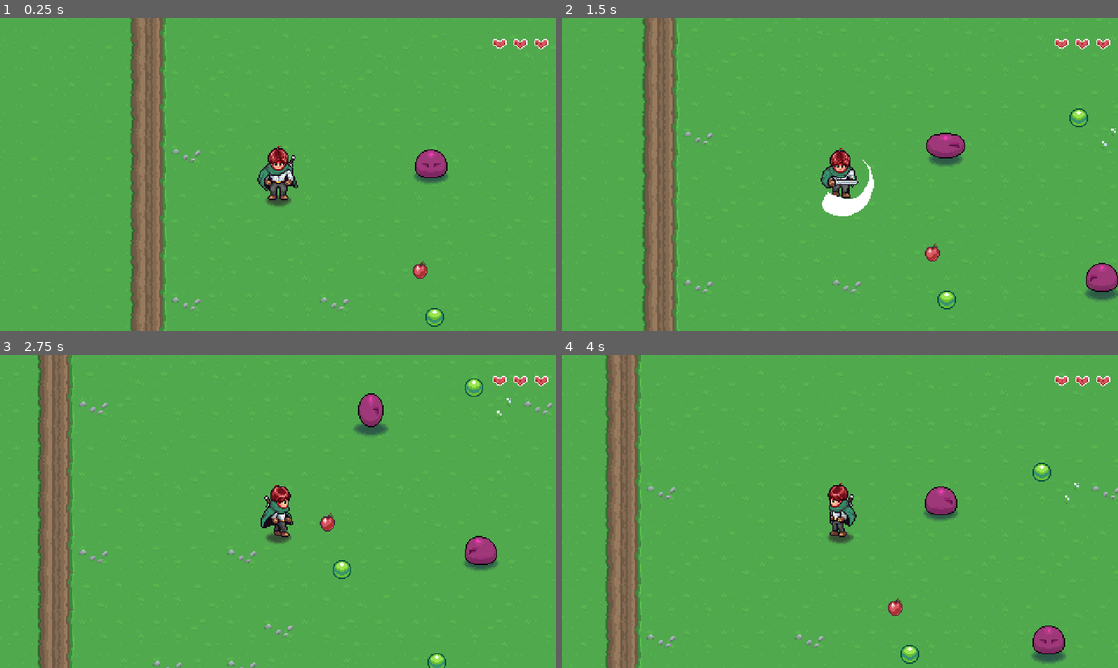
Above: before the commit, frames 1-4 (two rows, left to right).
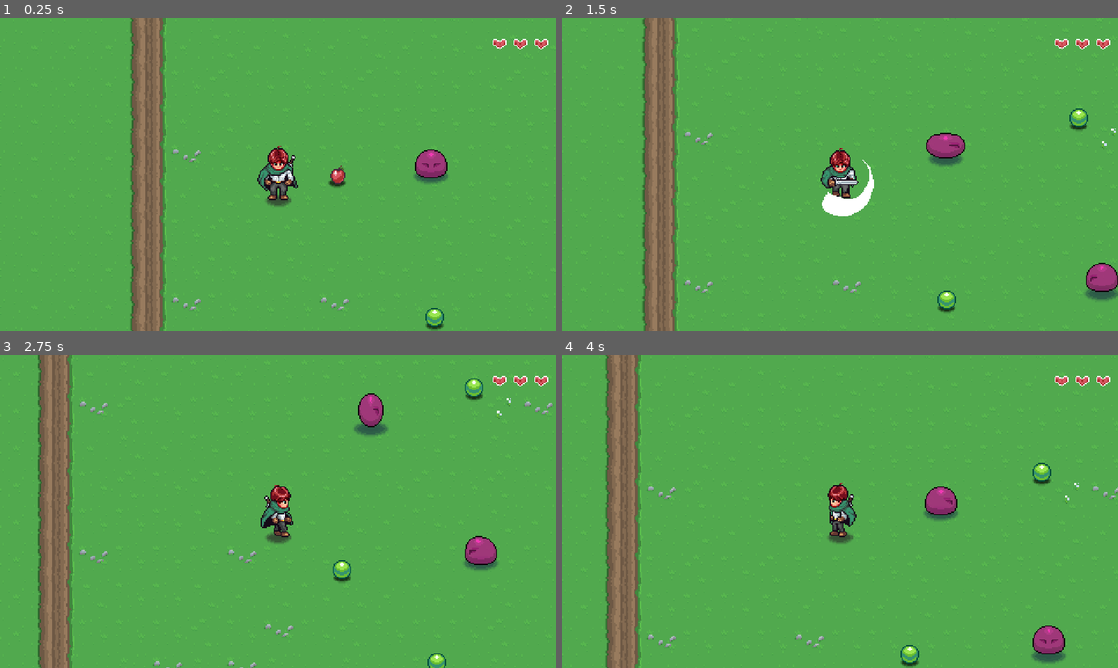
Above: after the commit, the same moments.

Repository: mrchameleon/2drpg
Game: Godot game, scene res://Levels/Areas/1.tscn
The game is run twice, just before and just after one commit, with the same random seed, the same clock (stepped at 60 frames per second) and the same inputs. Sound files missing from this copy of the repository are replaced by a short silence.
Inputs:
- Up to frame 1 (0.25 s): no input
- Up to frame 2 (1.5 s): hold D (right) 0.53-1.28 s; hold Space (attack) 0.53-1.28 s; hold S (down) from 1.28 s (still down); tap Space (attack) at 1.35 s
- Up to frame 3 (2.75 s): release S (down) at 2.03 s; hold D (right) from 2.03 s (still down); hold Space (attack) from 2.03 s (still down)
- Up to frame 4 (4 s): release D (right) at 2.78 s; release Space (attack) at 2.78 s; hold W (up) 2.78-3.53 s; tap Space (attack) at 2.85 s; hold A (left) from 3.53 s (still down); hold Space (attack) from 3.53 s (still down)

The runs differ from the first frame. In frame 1, 0.3% of the frame differs, in the area x 59-80%, y 47-100%; in frame 2, 0.2%; in frame 3, 0.2%; in frame 4, 0.2%.

Commit message:
e19, item drops

Diff:
--- a/Enemies/Scripts/States/enemy_state_destroy.gd
+++ b/Enemies/Scripts/States/enemy_state_destroy.gd
@@ -1,8 +1,14 @@
 class_name EnemyStateDestroy extends EnemyState
+
+const PICKUP = preload("res://Items/item_pickup/item_pickup.tscn")
 
 @export var anim_name : String = "destroy"
 @export var knockback_speed : float = 200.0
 @export var decelerate_speed : float = 10.0
+
+@export_category("Item Drops")
+@export var drops : Array[DropData]
+
 
 var _direction : Vector2
 var _damage_position : Vector2
@@ -16,9 +22,12 @@
 
 	enemy.set_direction( _direction )
 	enemy.velocity = _direction * -knockback_speed
+	drop_items()
 
 	enemy.update_animation( anim_name )
 	enemy.animation_player.animation_finished.connect( _on_animation_finished )
+	disable_hurtbox()
+
 
 func exit() -> void:
 	pass
@@ -33,3 +42,26 @@
 
 func _on_animation_finished( _a : String) -> void:
 	enemy.queue_free()
+
+func disable_hurtbox() -> void:
+	var hurtbox : Hurtbox = enemy.get_node_or_null("Hurtbox")
+	if hurtbox:
+		hurtbox.monitoring = false
+
+func drop_items() -> void:
+	if drops.size() == 0:
+		return
+
+	for i in drops.size():
+		if drops[i] == null or drops[i].item == null:
+			continue
+
+		var drop_count : int = drops[i].get_drop_count()
+		for j in drop_count:
+			var drop : ItemPickup = PICKUP.instantiate() as ItemPickup
+			drop.item_data = drops[i].item
+			enemy.get_parent().call_deferred("add_child", drop)
+			drop.global_position = enemy.global_position
+			# this is for the 'spread' random movement of item drops
+			drop.velocity = enemy.velocity.rotated( randf_range( -1.5, 1.5 )) * randf_range(0.9, 1.5)
+			drop.item_bounce()
--- /dev/null
+++ b/Enemies/Scripts/drop_data.gd
@@ -0,0 +1,15 @@
+class_name DropData extends Resource
+
+
+@export var item : ItemData
+@export_range(0, 100, 1, "suffix:%") var probability : float = 100
+@export_range(1, 10, 1, "suffix:items") var min_amount : int = 1
+@export_range(1, 10, 1, "suffix:items") var max_amount : int = 1
+
+
+
+func get_drop_count() -> int:
+	if randf_range(0,100) > probability:
+		return 0
+
+	return randi_range(min_amount, max_amount)
--- a/Enemies/Scripts/enemy.gd
+++ b/Enemies/Scripts/enemy.gd
@@ -6,7 +6,7 @@
 
 const DIR_4 = [Vector2.RIGHT, Vector2.DOWN, Vector2.LEFT, Vector2.UP]
 
-@export var hp : int = 5
+@export var hp : int = 3
 
 var cardinal_direction : Vector2 = Vector2.DOWN
 var direction : Vector2 = Vector2.ZERO
--- a/Enemies/Slime/slime.tscn
+++ b/Enemies/Slime/slime.tscn
@@ -13,6 +13,10 @@
 [ext_resource type="Texture2D" uid="uid://u6wkpwvgymxa" path="res://Enemies/Slime/DestroySmoke.png" id="10_33vnh"]
 [ext_resource type="Script" path="res://Enemies/Scripts/States/enemy_state_stun.gd" id="11_17kl4"]
 [ext_resource type="Script" path="res://Enemies/Scripts/States/enemy_state_destroy.gd" id="12_q4mqt"]
+[ext_resource type="Script" path="res://Enemies/Scripts/drop_data.gd" id="13_e8tlg"]
+[ext_resource type="Resource" uid="uid://bo7dn2mfqw1g2" path="res://Items/stone.tres" id="14_gt7rm"]
+[ext_resource type="Resource" uid="uid://bgc3pu3vais15" path="res://Items/apple.tres" id="15_gdonv"]
+[ext_resource type="Resource" uid="uid://cwerf0sip6fvc" path="res://Items/orb.tres" id="16_4uv3y"]
 
 [sub_resource type="CircleShape2D" id="CircleShape2D_5xaqo"]
 
@@ -57,6 +61,18 @@
 "transitions": PackedFloat32Array(1),
 "update": 0,
 "values": [Color(0.944657, 0.223827, 0.706534, 1)]
+}
+tracks/3/type = "value"
+tracks/3/imported = false
+tracks/3/enabled = true
+tracks/3/path = NodePath("Shadow:modulate")
+tracks/3/interp = 1
+tracks/3/loop_wrap = true
+tracks/3/keys = {
+"times": PackedFloat32Array(0),
+"transitions": PackedFloat32Array(1),
+"update": 0,
+"values": [Color(0.0715144, 0.133398, 0.259774, 0.592157)]
 }
 
 [sub_resource type="Animation" id="Animation_qsbxb"]
@@ -146,6 +162,18 @@
 "clips": PackedStringArray("destroy"),
 "times": PackedFloat32Array(0)
 }
+tracks/6/type = "value"
+tracks/6/imported = false
+tracks/6/enabled = true
+tracks/6/path = NodePath("Shadow:modulate")
+tracks/6/interp = 1
+tracks/6/loop_wrap = true
+tracks/6/keys = {
+"times": PackedFloat32Array(0, 0.4),
+"transitions": PackedFloat32Array(1, 1),
+"update": 0,
+"values": [Color(0.0715144, 0.133398, 0.259774, 0.592157), Color(0.0705882, 0.133333, 0.258824, 0)]
+}
 
 [sub_resource type="Animation" id="Animation_ueowx"]
 resource_name = "destroy_side"
@@ -234,6 +262,18 @@
 "clips": PackedStringArray("destroy"),
 "times": PackedFloat32Array(0)
 }
+tracks/6/type = "value"
+tracks/6/imported = false
+tracks/6/enabled = true
+tracks/6/path = NodePath("Shadow:modulate")
+tracks/6/interp = 1
+tracks/6/loop_wrap = true
+tracks/6/keys = {
+"times": PackedFloat32Array(0, 0.4),
+"transitions": PackedFloat32Array(1, 1),
+"update": 0,
+"values": [Color(0.0715144, 0.133398, 0.259774, 0.592157), Color(0.0705882, 0.133333, 0.258824, 0)]
+}
 
 [sub_resource type="Animation" id="Animation_okg44"]
 resource_name = "destroy_up"
@@ -321,6 +361,18 @@
 tracks/5/keys = {
 "clips": PackedStringArray("destroy"),
 "times": PackedFloat32Array(0)
+}
+tracks/6/type = "value"
+tracks/6/imported = false
+tracks/6/enabled = true
+tracks/6/path = NodePath("Shadow:modulate")
+tracks/6/interp = 1
+tracks/6/loop_wrap = true
+tracks/6/keys = {
+"times": PackedFloat32Array(0, 0.4),
+"transitions": PackedFloat32Array(1, 1),
+"update": 0,
+"values": [Color(0.0715144, 0.133398, 0.259774, 0.592157), Color(0.0705882, 0.133333, 0.258824, 0)]
 }
 
 [sub_resource type="Animation" id="Animation_082kk"]
@@ -706,6 +758,27 @@
 "walk_up": SubResource("Animation_06roc")
 }
 
+[sub_resource type="Resource" id="Resource_b7gux"]
+script = ExtResource("13_e8tlg")
+item = ExtResource("14_gt7rm")
+probability = 100.0
+min_amount = 1
+max_amount = 1
+
+[sub_resource type="Resource" id="Resource_mrbhq"]
+script = ExtResource("13_e8tlg")
+item = ExtResource("15_gdonv")
+probability = 20.0
+min_amount = 1
+max_amount = 1
+
+[sub_resource type="Resource" id="Resource_2pwch"]
+script = ExtResource("13_e8tlg")
+item = ExtResource("16_4uv3y")
+probability = 10.0
+min_amount = 1
+max_amount = 1
+
 [sub_resource type="Animation" id="Animation_al14m"]
 length = 0.001
 tracks/0/type = "value"
@@ -829,6 +902,7 @@
 
 [node name="Destroy" type="Node" parent="EnemyStateMachine"]
 script = ExtResource("12_q4mqt")
+drops = Array[ExtResource("13_e8tlg")]([SubResource("Resource_b7gux"), SubResource("Resource_mrbhq"), SubResource("Resource_2pwch"), null])
 
 [node name="AudioStreamPlayer2D" type="AudioStreamPlayer2D" parent="."]
 volume_db = -10.306
--- a/Items/item_pickup/item_pickup.gd
+++ b/Items/item_pickup/item_pickup.gd
@@ -1,5 +1,5 @@
 @tool
-class_name ItemPickup extends Node2D
+class_name ItemPickup extends CharacterBody2D
 
 @export var item_data : ItemData : set = _set_item_data
 
@@ -14,6 +14,12 @@
 		return
 
 	area_2d.body_entered.connect(_on_body_entered)
+
+func _physics_process(delta: float) -> void:
+	var collision_info = move_and_collide(velocity * delta)
+	if collision_info:
+		velocity = velocity.bounce(collision_info.get_normal())
+	velocity -= velocity * delta * 4
 
 func _on_body_entered(b) -> void:
 	if b is Player:
@@ -35,3 +41,6 @@
 func _update_texture() -> void:
 	if item_data and sprite_2d:
 		sprite_2d.texture = item_data.texture
+
+func item_bounce() -> void:
+	$AnimationPlayer.play("bounce")
--- a/Items/item_pickup/item_pickup.tscn
+++ b/Items/item_pickup/item_pickup.tscn
@@ -1,19 +1,79 @@
-[gd_scene load_steps=4 format=3 uid="uid://pswxff50ixq2"]
+[gd_scene load_steps=10 format=3 uid="uid://pswxff50ixq2"]
 
 [ext_resource type="Script" path="res://Items/item_pickup/item_pickup.gd" id="1_s0tfq"]
 [ext_resource type="AudioStream" uid="uid://boismr4g6dqnq" path="res://Items/item_pickup/item_pickup.wav" id="2_jdyv8"]
+[ext_resource type="Texture2D" uid="uid://beq82vlci506a" path="res://Player/assets/Shadow.png" id="2_rrwjf"]
+[ext_resource type="Texture2D" uid="uid://bmht6boo1mml2" path="res://Items/sprites/items.png" id="3_oy3q5"]
 
 [sub_resource type="CircleShape2D" id="CircleShape2D_fq1vu"]
 
-[node name="ItemPickup" type="Node2D"]
+[sub_resource type="AtlasTexture" id="AtlasTexture_o14hn"]
+atlas = ExtResource("3_oy3q5")
+region = Rect2(0, 0, 32, 32)
+
+[sub_resource type="Animation" id="Animation_jhrsc"]
+length = 0.001
+tracks/0/type = "value"
+tracks/0/imported = false
+tracks/0/enabled = true
+tracks/0/path = NodePath("Sprite2D:position")
+tracks/0/interp = 1
+tracks/0/loop_wrap = true
+tracks/0/keys = {
+"times": PackedFloat32Array(0),
+"transitions": PackedFloat32Array(1),
+"update": 0,
+"values": [Vector2(0, 0)]
+}
+
+[sub_resource type="Animation" id="Animation_ycbal"]
+resource_name = "default"
+step = 0.05
+tracks/0/type = "value"
+tracks/0/imported = false
+tracks/0/enabled = true
+tracks/0/path = NodePath("Sprite2D:position")
+tracks/0/interp = 1
+tracks/0/loop_wrap = true
+tracks/0/keys = {
+"times": PackedFloat32Array(0, 0.2, 0.4, 0.55, 0.7, 0.8, 0.9),
+"transitions": PackedFloat32Array(-2, -2, -2, -2, -2, -2, -2),
+"update": 0,
+"values": [Vector2(0, 0), Vector2(0, -6), Vector2(0, 0), Vector2(0, -3), Vector2(0, -3), Vector2(0, -1), Vector2(0, 0)]
+}
+
+[sub_resource type="AnimationLibrary" id="AnimationLibrary_ddxh7"]
+_data = {
+"RESET": SubResource("Animation_jhrsc"),
+"bounce": SubResource("Animation_ycbal")
+}
+
+[node name="ItemPickup" type="CharacterBody2D"]
+collision_layer = 0
+collision_mask = 16
+motion_mode = 1
 script = ExtResource("1_s0tfq")
+
+[node name="CollisionShape2D" type="CollisionShape2D" parent="."]
 
 [node name="Area2D" type="Area2D" parent="."]
 
 [node name="CollisionShape2D" type="CollisionShape2D" parent="Area2D"]
 shape = SubResource("CircleShape2D_fq1vu")
 
+[node name="ShadowSprite" type="Sprite2D" parent="."]
+modulate = Color(0, 0, 0, 0.717647)
+position = Vector2(0, 7)
+scale = Vector2(0.5, 0.570312)
+texture = ExtResource("2_rrwjf")
+
 [node name="Sprite2D" type="Sprite2D" parent="."]
+texture = SubResource("AtlasTexture_o14hn")
 
 [node name="AudioStreamPlayer2D" type="AudioStreamPlayer2D" parent="."]
 stream = ExtResource("2_jdyv8")
+
+[node name="AnimationPlayer" type="AnimationPlayer" parent="."]
+libraries = {
+"": SubResource("AnimationLibrary_ddxh7")
+}
--- a/Levels/Areas/1.tscn
+++ b/Levels/Areas/1.tscn
@@ -80,5 +80,5 @@
 item_data = ExtResource("10_6rjhw")
 
 [node name="ItemPickup8" parent="." instance=ExtResource("7_l6yvr")]
-position = Vector2(122, 82)
+position = Vector2(51, 0)
 item_data = ExtResource("11_4o4sp")
--- a/Player/scripts/state_attack.gd
+++ b/Player/scripts/state_attack.gd
@@ -25,7 +25,9 @@
 
 	attacking = true
 	await get_tree().create_timer(0.075).timeout
-	hurtbox.monitoring = true
+	if attacking:
+		hurtbox.monitoring = true
+
 
 func exit() -> void:
 	animation_player.animation_finished.disconnect(endAttack)
Not shown: 1 places in Enemies/Slime/slime.tscn that only renumber resources
